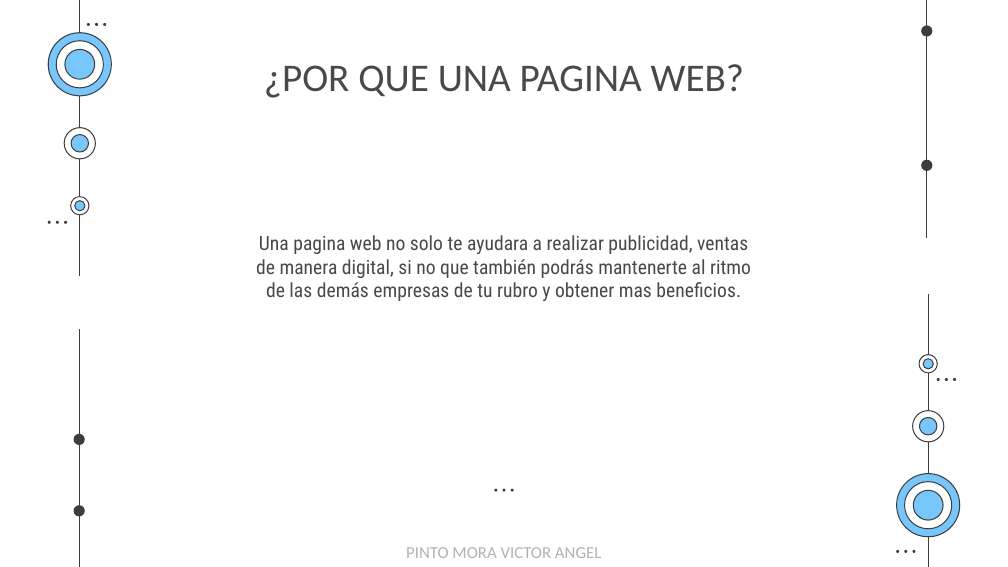
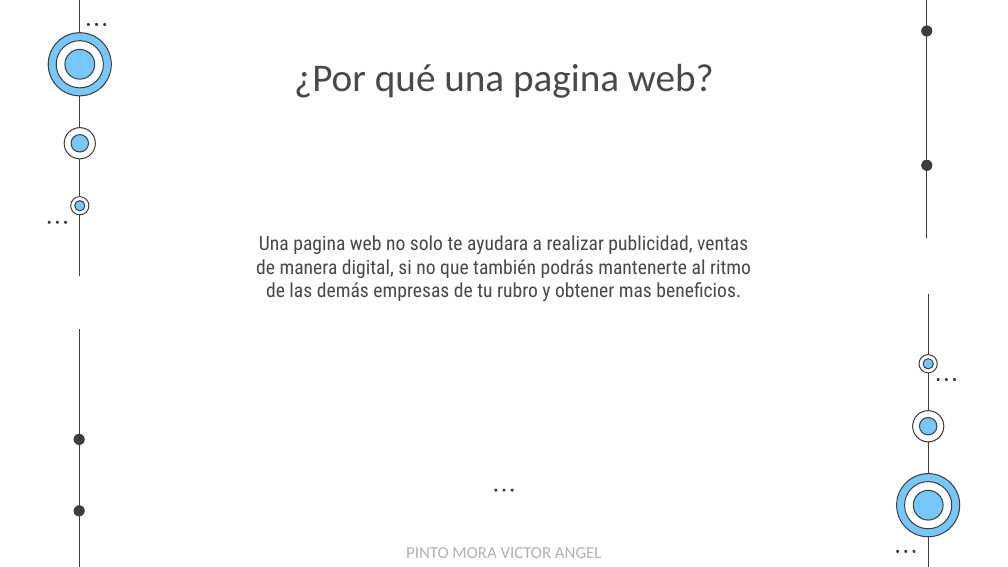
Before and after one commit to EgCooper/Mxt-Technology, a slide deck: slide 6 of Documentacion/Mxt-Technology Presentacion.pptx. Drawn at 1008x567 pixels with LibreOffice and Linux fonts; fonts in the diff are those of the drawing. Boxes give left, top, right and bottom in pixels: in the first picture for what was removed or moved away, otherwise in the second. Text is boxed around its words. In the diff, an @@ line names an element or a change of style, - is before the commit and + after.

```diff
--- a/Documentacion/Mxt-Technology Presentacion.pptx
+++ b/Documentacion/Mxt-Technology Presentacion.pptx
@@ title at [294,64,714,98]: text changed @@
-¿POR QUE UNA PAGINA WEB?
+¿Por qué una pagina web?
```
Also in this commit, not shown: 17 other slides changed, 1 slide added, 1 other file.
